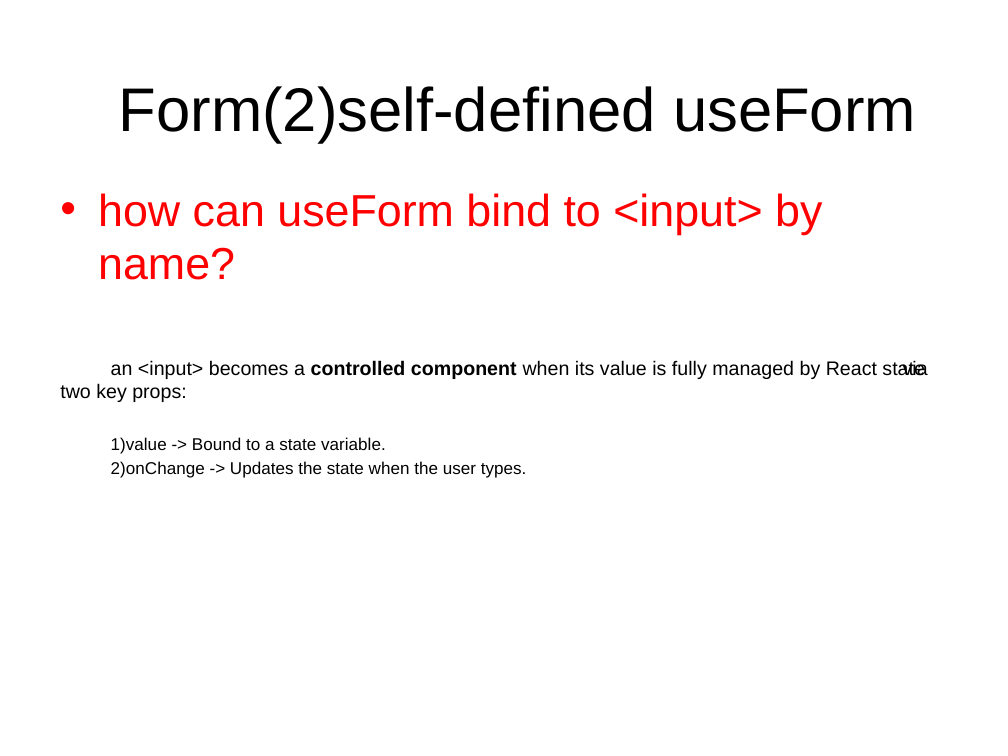
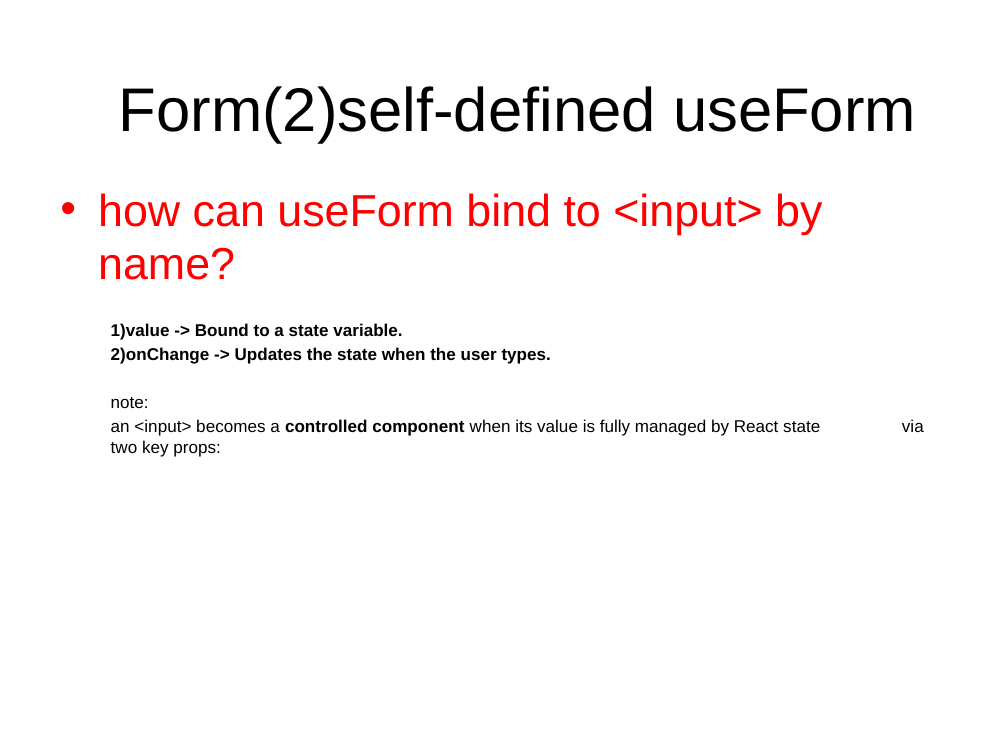
Before and after one commit to andywang2019/interview, a slide deck: slide 19 of lecture/lesson.pptx. Drawn at 1008x756 pixels with LibreOffice and Linux fonts; fonts in the diff are those of the drawing. Boxes give left, top, right and bottom in pixels: in the first picture for what was removed or moved away, otherwise in the second. Text is boxed around its words. In the diff, an @@ line names an element or a change of style, - is before the commit and + after.

```diff
--- a/lecture/lesson.pptx
+++ b/lecture/lesson.pptx
@@ text at [111, 323, 551, 364]: bold on in "1)value -> Bound to a state variable.", "2)onChange -> Updates the state when the ..." @@
@@ text at [60, 360, 928, 402]: paragraph removed @@
-an <input> becomes a controlled component when its value is fully managed by React state via two key props:
@@ text at [111, 397, 820, 457]: paragraphs added @@
+  note:
+  an <input> becomes a controlled component when its value is fully managed by React state via two key props:
```
Also in this commit, not shown: 1 other slide changed, 3 slides added, 36 other files.
